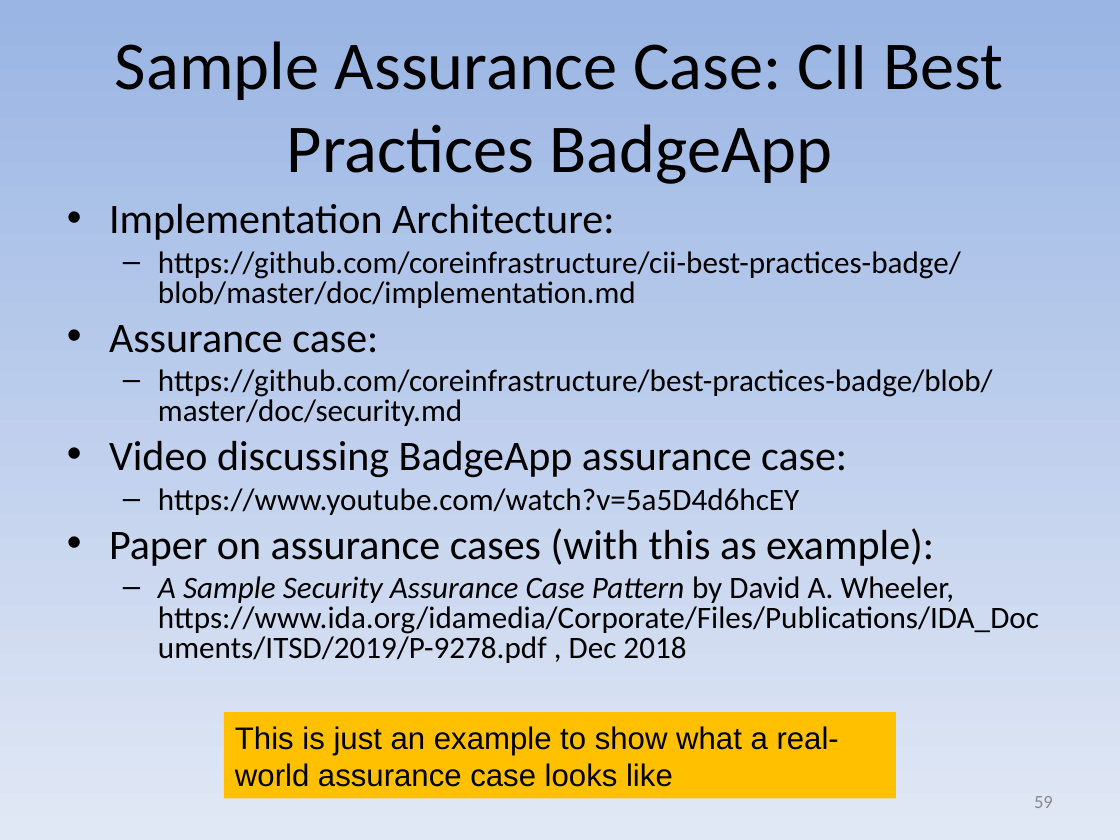
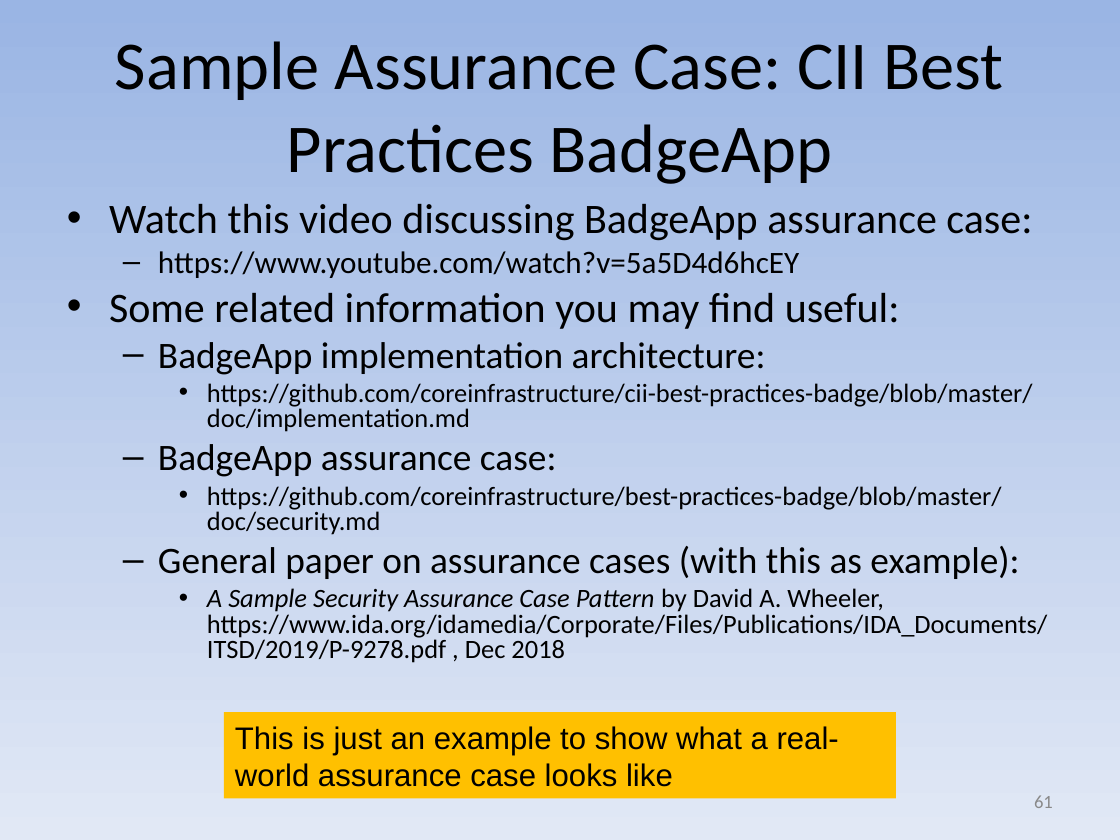
Before and after one commit to david-a-wheeler/david-a-wheeler.github.io, a slide deck: slide 61 of secure-class/presentations/Secure-Software-8-Errors.ppt (slide 59 before the commit). Drawn at 1120x840 pixels with LibreOffice and Linux fonts; fonts in the diff are those of the drawing. Boxes give left, top, right and bottom in pixels: in the first picture for what was removed or moved away, otherwise in the second. Text is boxed around its words. In the diff, an @@ line names an element or a change of style, - is before the commit and + after.

```diff
--- a/secure-class/presentations/Secure-Software-8-Errors.ppt
+++ b/secure-class/presentations/Secure-Software-8-Errors.ppt
@@ text at bbox=[109, 203, 1032, 375]: text changed @@
-• Implementation Architecture:
+• Watch this video discussing BadgeApp assurance case:
+  – https://www.youtube.com/watch?v=5a5D4d6hcEY
+• Some related information you may find useful:
+  – BadgeApp implementation architecture:
@@ text at bbox=[207, 383, 1047, 663]: size 20 to 17 pt in "https://github.com/coreinfrastructure/cii-best-practices-bad ...", "https://github.com/coreinfrastructure/best-practices-badge/b ...", "A Sample Security Assurance Case Pattern by ..."; bullet – to •; list level 2 to 3 in "https://github.com/coreinfrastructure/cii-best-practices-bad ..."; list level 2 to 3 in "https://github.com/coreinfrastructure/best-practices-badge/b ..."; list level 2 to 3 in "A Sample Security Assurance Case ..." @@
@@ text at bbox=[158, 444, 556, 477]: text changed; size 27 to 24 pt @@
-• Assurance case:
+  – BadgeApp assurance case:
@@ text at bbox=[158, 546, 1019, 579]: text changed; size 27 to 24 pt @@
-• Video discussing BadgeApp assurance case:
-  – https://www.youtube.com/watch?v=5a5D4d6hcEY
-• Paper on assurance cases (with this as example):
+  – General paper on assurance cases (with this as example):
@@ page number at bbox=[1034, 795, 1053, 808]: text changed @@
-59
+61
```
Also in this commit, not shown: 3 other slides changed, 2 slides added.
